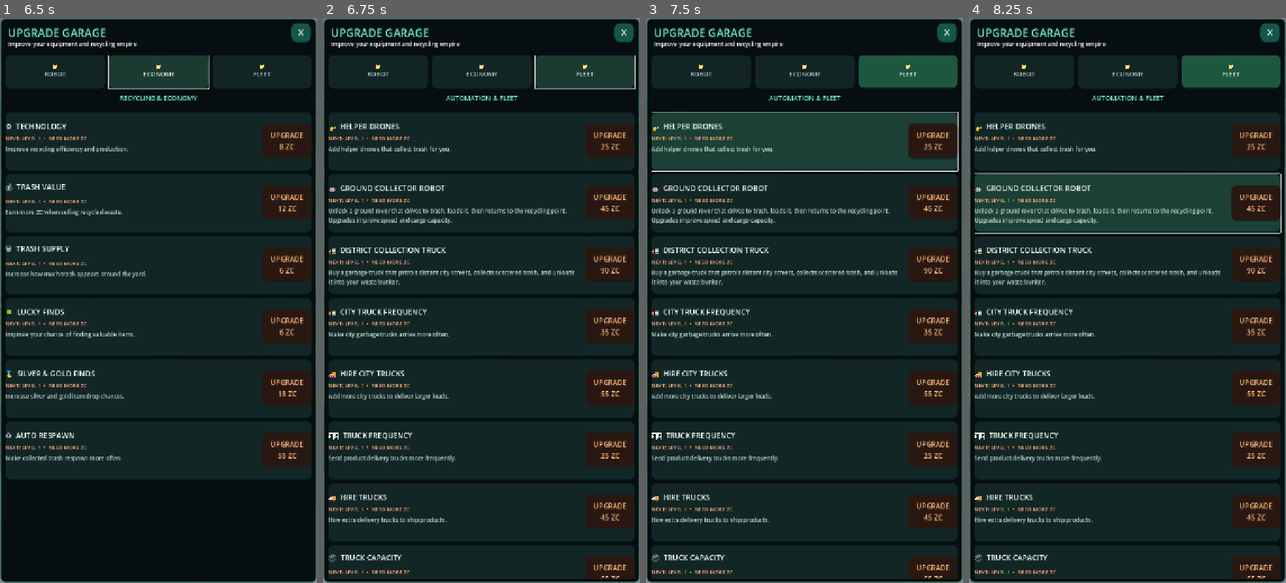
Above: before the commit, frames 1-4 (left to right).
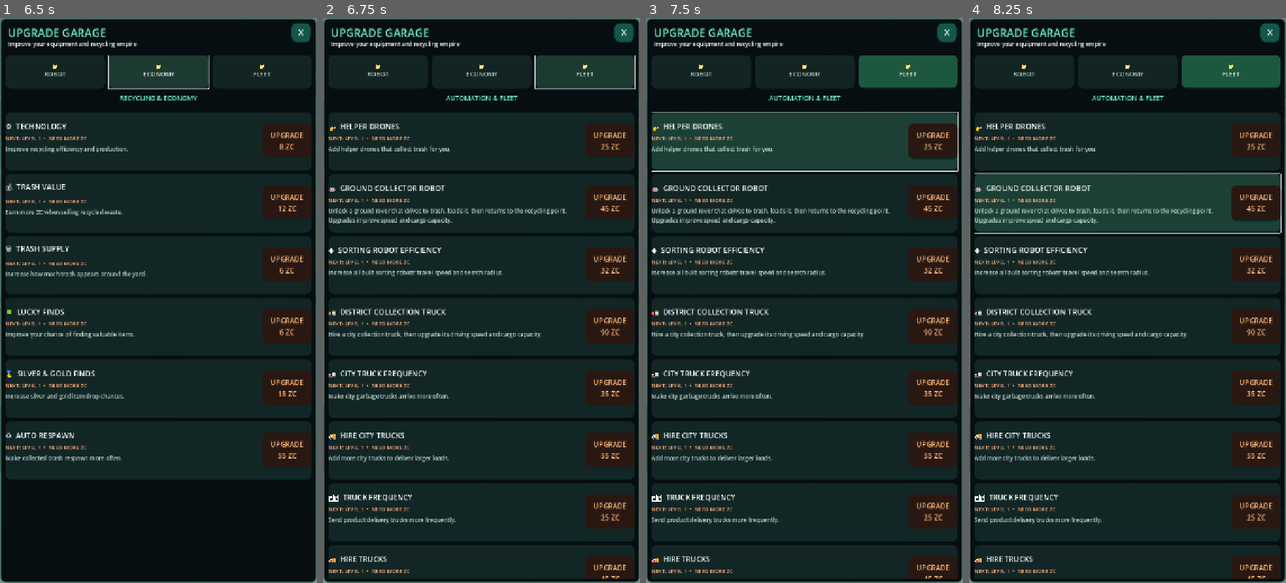
Above: after the commit, the same moments.

Repository: zekainstabot/trash-empire
Game: Godot game, scene res://Scenes/Main.tscn
Same seed, same stepped clock (60 frames per second), same inputs: the game is played once before the commit and once after it.
Inputs (mouse positions are in pixels of both pictures, inside the frame that each line leads up to):
- Up to frame 1 (6.5 s): click "▶ PLAY" at 0.5 s; move the mouse to (228, 272) at 1.27 s; hold D (move_right) 1.28-2 s; click (228, 272) at 1.42 s; drag from (95, 328) to (142, 413) at 2.02 s; click "PICK UP" at 2.75 s; click "⚙ UPGRADES" at 3.5 s; click "☰" at 4.25 s; click "📁 ROBOT" at 5 s; click "📁 ECONOMY" at 5.75 s
- Up to frame 2 (6.75 s): click "📁 FLEET" at 6.5 s
- Up to frame 3 (7.5 s): click (804, 142) at 7.27 s
- Up to frame 4 (8.25 s): click (1127, 204) at 8.02 s

Frame 1 is identical in both runs. In frame 2, 3.1% of the frame differs, in the area x 1-91%, y 40-100%; in frame 3, 3.1%; in frame 4, 3.1%.

Commit message:
Add missing sorting, district truck and conveyor upgrades

Diff:
--- a/Scripts/main.gd
+++ b/Scripts/main.gd
@@ -140,6 +140,8 @@
 var city_trucks: Array[Node3D] = []
 var district_collection_truck: Node3D
 var district_truck_level := 0
+var sorting_robot_upgrade_level := 0
+var conveyor_speed_upgrade_level := 0
 var district_collection_route: Array[Vector3] = [Vector3(24.0, 0.0, -15.0), Vector3(40.0, 0.0, 15.0), Vector3(58.0, 0.0, -15.0), Vector3(76.0, 0.0, 15.0), Vector3(96.0, 0.0, -15.0), Vector3(104.0, 0.0, 15.0)]
 var city_fleet_upgrade_level := 0
 var city_trash_reserved := 0
@@ -504,7 +506,7 @@
 		var target := robot.get_meta("target") as Node3D
 		if mode == "return":
 			var drop_point: Vector3 = bin_positions[i] + Vector3(0, 0.9, 1.25)
-			robot.global_position = robot.global_position.move_toward(drop_point, 4.2 * delta)
+			robot.global_position = robot.global_position.move_toward(drop_point, _sorting_robot_speed() * delta)
 			if robot.global_position.distance_to(drop_point) < 0.55:
 				var cargo := robot.get_meta("cargo") as Node3D
 				if is_instance_valid(cargo):
@@ -523,7 +525,7 @@
 			var cooldown := float(robot.get_meta("scan_timer", 0.0)) - delta
 			if cooldown <= 0.0:
 				robot.set_meta("scan_timer", 0.65)
-				var best_distance := 22.0
+				var best_distance := 22.0 + float(sorting_robot_upgrade_level) * 5.0
 				for item in trash_nodes:
 					if not is_instance_valid(item) or item.get_meta("drone_reserved", -1) != -1:
 						continue
@@ -541,10 +543,10 @@
 				robot.set_meta("scan_timer", cooldown)
 		if not is_instance_valid(target):
 			var idle_point: Vector3 = sorting_pad_positions[i] + Vector3(0, 0, 1.7)
-			robot.global_position = robot.global_position.move_toward(idle_point, 1.8 * delta)
+			robot.global_position = robot.global_position.move_toward(idle_point, _sorting_robot_speed() * 0.43 * delta)
 			continue
 		var destination := target.global_position + Vector3(0, 0.55, 0)
-		robot.global_position = robot.global_position.move_toward(destination, 4.2 * delta)
+		robot.global_position = robot.global_position.move_toward(destination, _sorting_robot_speed() * delta)
 		if robot.global_position.distance_to(destination) <= 0.65:
 			_register_final_cleanup_pickup(target)
 			var keep_transform := target.global_transform
@@ -1790,14 +1792,14 @@
 	var categories := [
 		{"title":"ROBOT & COLLECTION","folder":"📁\nROBOT","branches":["capacity","speed","range","unload","auto","bulk_pickup","magnet_power","suction"]},
 		{"title":"RECYCLING & ECONOMY","folder":"📁\nECONOMY","branches":["technology","value","supply","luck","rare_drops","respawn"]},
-		{"title":"AUTOMATION & FLEET","folder":"📁\nFLEET","branches":["drones","ground_robot","district_truck","city_truck","city_fleet","dispatch","fleet","truck_capacity","packaging"]}
+		{"title":"AUTOMATION & FLEET","folder":"📁\nFLEET","branches":["drones","ground_robot","sorting_robot","district_truck","city_truck","city_fleet","dispatch","fleet","truck_capacity","packaging","conveyor_speed"]}
 	]
 	var titles := {
 		"capacity":"BACKPACK CAPACITY","speed":"MOVEMENT SPEED","range":"PICKUP RANGE","unload":"RECYCLING SPEED",
 		"technology":"TECHNOLOGY","value":"TRASH VALUE","supply":"TRASH SUPPLY","auto":"AUTO PICKUP",
 		"bulk_pickup":"MULTI PICKUP","respawn":"AUTO RESPAWN","luck":"LUCKY FINDS","rare_drops":"SILVER & GOLD FINDS","magnet_power":"MAGNET POWER","suction":"VACUUM SUCTION",
-		"drones":"HELPER DRONES","ground_robot":"GROUND COLLECTOR ROBOT","district_truck":"DISTRICT COLLECTION TRUCK","city_truck":"CITY TRUCK FREQUENCY","city_fleet":"HIRE CITY TRUCKS","dispatch":"TRUCK FREQUENCY",
-		"fleet":"HIRE TRUCKS","truck_capacity":"TRUCK CAPACITY","packaging":"PACKAGING SPEED"
+		"drones":"HELPER DRONES","ground_robot":"GROUND COLLECTOR ROBOT","sorting_robot":"SORTING ROBOT EFFICIENCY","district_truck":"DISTRICT COLLECTION TRUCK","city_truck":"CITY TRUCK FREQUENCY","city_fleet":"HIRE CITY TRUCKS","dispatch":"TRUCK FREQUENCY",
+		"fleet":"HIRE TRUCKS","truck_capacity":"TRUCK CAPACITY","packaging":"PACKAGING SPEED","conveyor_speed":"CONVEYOR & FACTORY SPEED"
 	}
 	var descriptions := {
 		"capacity":"Carry more waste before returning to unload.",
@@ -1816,13 +1818,15 @@
 		"suction":"Unlock an arm-mounted vacuum. Each upgrade increases suction reach and pull speed.",
 		"drones":"Add helper drones that collect trash for you.",
 		"ground_robot":"Unlock a ground rover that drives to trash, loads it, then returns to the recycling point. Upgrades improve speed and cargo capacity.",
-		"district_truck":"Buy a garbage truck that patrols distant city streets, collects scattered trash, and unloads it into your waste bunker.",
+		"sorting_robot":"Increase all built sorting robots’ travel speed and search radius.",
+		"district_truck":"Hire a city collection truck, then upgrade its driving speed and cargo capacity.",
 		"city_truck":"Make city garbage trucks arrive more often.",
 		"city_fleet":"Add more city trucks to deliver larger loads.",
 		"dispatch":"Send product delivery trucks more frequently.",
 		"fleet":"Hire extra delivery trucks to ship products.",
 		"truck_capacity":"Let each delivery truck carry more boxes.",
-		"packaging":"Package products faster for shipment."
+		"packaging":"Package products faster for shipment.",
+		"conveyor_speed":"Move recycling items through the factory line faster."
 	}
 
 	var folder_grid := GridContainer.new()
@@ -2084,6 +2088,8 @@
 		"drones": return drone_level
 		"ground_robot": return ground_robot_level
 		"district_truck": return district_truck_level
+		"sorting_robot": return sorting_robot_upgrade_level
+		"conveyor_speed": return conveyor_speed_upgrade_level
 		"city_truck": return city_truck_upgrade_level
 		"city_fleet": return city_fleet_upgrade_level
 		"dispatch": return dispatch_upgrade_level
@@ -2123,6 +2129,8 @@
 		"drones": await _upgrade_drones()
 		"ground_robot": await _upgrade_ground_robot()
 		"district_truck": await _upgrade_district_truck()
+		"sorting_robot": await _upgrade_sorting_robot()
+		"conveyor_speed": await _upgrade_conveyor_speed()
 		"city_truck": await _upgrade_city_truck_frequency()
 		"city_fleet": await _upgrade_city_fleet()
 		"dispatch": await _upgrade_dispatch()
@@ -2133,7 +2141,7 @@
 	_refresh_upgrade_prices()
 
 func _refresh_upgrade_prices() -> void:
-	var base_costs := {"capacity":5.0,"speed":7.0,"unload":6.0, …(234 unchanged characters)… "truck_capacity":55.0,"packaging":40.0,"rare_drops":18.0,"respawn":55.0,"bulk_pickup":30.0}
+	var base_costs := {"capacity":5.0,"speed":7.0,"unload":6.0, …(234 unchanged characters)… "truck_capacity":55.0,"packaging":40.0,"sorting_robot":32.0,"conveyor_speed":48.0,"rare_drops":18.0,"respawn":55.0,"bulk_pickup":30.0}
 	for node in skill_node_data:
 		var branch := String(node.branch)
 		var current := _skill_level(branch)
@@ -2144,11 +2152,11 @@
 		var price_panel := node.price_panel as PanelContainer
 		var level_label := node.level_label as Label
 		var icon := _skill_icon(branch)
-		var maxed := current >= (1 if branch == "district_truck" else 3)
+		var maxed := current >= 3
 		var price := _upgrade_cost(float(base_costs.get(branch, 4.0)), current + 1)
 		if branch == "capacity":
 			price = _upgrade_cost(5.0, upgrade_level)
-		level_label.text = "LEVEL %d / %d" % [mini(current, 1 if branch == "district_truck" else 3), 1 if branch == "district_truck" else 3]
+		level_label.text = "LEVEL %d / 3" % mini(current, 3)
 		if maxed:
 			title_label.text = "%s  %s" % [icon, node.title]
 			button.disabled = true
@@ -3053,25 +3061,62 @@
 
 
 func _upgrade_district_truck() -> void:
-	if district_truck_level >= 1:
-		_set_message("District collection truck already hired.")
-		return
-	var cost := _upgrade_cost(90.0, 1)
+	if district_truck_level >= 3:
+		_set_message("District collection truck is fully upgraded.")
+		return
+	var next_level := district_truck_level + 1
+	var cost := _upgrade_cost(90.0, next_level)
 	if money < cost:
-		_set_message("You need %.1f ZC to hire the district collection truck." % cost)
+		_set_message("You need %.1f ZC to complete this truck upgrade." % cost)
 		return
 	if not await _pay_gradually(cost):
 		return
-	district_truck_level = 1
+	district_truck_level = next_level
 	if not is_instance_valid(district_collection_truck):
 		_create_district_collection_truck()
 	district_collection_truck.visible = true
+	district_collection_truck.set_meta("collection_capacity", 12 + district_truck_level * 4)
 	district_collection_truck.set_meta("collection_phase", 0)
 	district_collection_truck.set_meta("collection_timer", 0.0)
 	_refresh_upgrade_prices()
 	_update_ui()
 	_save_game()
-	_set_message("District collection truck hired! It now patrols distant streets and unloads into your waste bunker.")
+	_set_message("District truck level %d: speed and cargo capacity increased." % district_truck_level)
+
+func _district_truck_speed() -> float:
+	return 5.2 + float(maxi(0, district_truck_level - 1)) * 1.15
+
+func _sorting_robot_speed() -> float:
+	return 4.2 * (1.0 + float(sorting_robot_upgrade_level) * 0.22)
+
+func _conveyor_speed_multiplier() -> float:
+	return 1.0 + float(conveyor_speed_upgrade_level) * 0.25
+
+func _upgrade_sorting_robot() -> void:
+	if sorting_robot_upgrade_level >= 3:
+		return
+	var next_level := sorting_robot_upgrade_level + 1
+	var cost := _upgrade_cost(32.0, next_level)
+	if money < cost or not await _pay_gradually(cost):
+		return
+	sorting_robot_upgrade_level = next_level
+	_update_ui()
+	_refresh_upgrade_prices()
+	_save_game()
+	_set_message("Sorting robots upgraded: faster movement and wider search range.")
+
+func _upgrade_conveyor_speed() -> void:
+	if conveyor_speed_upgrade_level >= 3:
+		return
+	var next_level := conveyor_speed_upgrade_level + 1
+	var cost := _upgrade_cost(48.0, next_level)
+	if money < cost or not await _pay_gradually(cost):
+		return
+	conveyor_speed_upgrade_level = next_level
+	_update_ui()
+	_refresh_upgrade_prices()
+	_save_game()
+	_set_message("Factory conveyor speed increased to %.0f%%." % (_conveyor_speed_multiplier() * 100.0))
 
 func _upgrade_ground_robot() -> void:
 	if ground_robot_level >= 3:
@@ -3378,6 +3423,8 @@
 	save.set_value("progress", "sorting_robot_levels", sorting_robot_levels)
 	save.set_value("progress", "sorting_bin_counts", sorting_bin_counts)
 	save.set_value("progress", "district_truck_level", district_truck_level)
+	save.set_value("progress", "sorting_robot_upgrade_level", sorting_robot_upgrade_level)
+	save.set_value("progress", "conveyor_speed_upgrade_level", conveyor_speed_upgrade_level)
 	save.set_value("progress", "dispatch_upgrade_level", dispatch_upgrade_level)
 	save.set_value("progress", "city_truck_upgrade_level", city_truck_upgrade_level)
 	save.set_value("progress", "city_fleet_upgrade_level", city_fleet_upgrade_level)
@@ -3420,7 +3467,9 @@
 	sorting_bin_counts = save.get_value("progress", "sorting_bin_counts", [0, 0, 0, 0])
 	while sorting_robot_levels.size() < 4: sorting_robot_levels.append(0)
 	while sorting_bin_counts.size() < 4: sorting_bin_counts.append(0)
-	district_truck_level = clampi(int(save.get_value("progress", "district_truck_level", 0)), 0, 1)
+	district_truck_level = clampi(int(save.get_value("progress", "district_truck_level", 0)), 0, 3)
+	sorting_robot_upgrade_level = clampi(int(save.get_value("progress", "sorting_robot_upgrade_level", 0)), 0, 3)
+	conveyor_speed_upgrade_level = clampi(int(save.get_value("progress", "conveyor_speed_upgrade_level", 0)), 0, 3)
 	dispatch_upgrade_level = clampi(int(save.get_value("progress", "dispatch_upgrade_level", 0)), 0, 3)
 	city_truck_upgrade_level = clampi(int(save.get_value("progress", "city_truck_upgrade_level", 0)), 0, 3)
 	city_fleet_upgrade_level = clampi(int(save.get_value("progress", "city_fleet_upgrade_level", 0)), 0, 3)
@@ -3703,7 +3752,7 @@
 	district_collection_truck.set_meta("collection_target", null)
 	district_collection_truck.set_meta("collection_cargo", [])
 	district_collection_truck.set_meta("collection_timer", 0.0)
-	district_collection_truck.set_meta("collection_capacity", 12)
+	district_collection_truck.set_meta("collection_capacity", 12 + district_truck_level * 4)
 	# Distinguish this patrol truck from the municipal delivery fleet.
 	district_collection_truck.set_meta("wheels", district_collection_truck.get_meta("wheels", []))
 
@@ -3715,7 +3764,7 @@
 	var phase := int(truck.get_meta("collection_phase", 0))
 	var cargo: Array = truck.get_meta("collection_cargo", [])
 	var target := truck.get_meta("collection_target") as Node3D
-	var speed := 5.2
+	var speed := _district_truck_speed()
 	match phase:
 		0:
 			# Patrol only the outer city districts, well away from the recycling machine.
@@ -3745,7 +3794,7 @@
 					truck.set_meta("collection_target", nearest_item)
 					truck.set_meta("collection_phase", 1)
 				else:
-					if _move_city_truck(truck, waypoint, delta):
+					if _move_city_truck(truck, waypoint, delta, _district_truck_speed()):
 						truck.set_meta("route_index", (route_index + 1) % district_collection_route.size())
 			else:
 				truck.set_meta("collection_phase", 1)
@@ -3754,7 +3803,7 @@
 				truck.set_meta("collection_target", null)
 				truck.set_meta("collection_phase", 0)
 				return
-			if _move_city_truck(truck, target.global_position, delta):
+			if _move_city_truck(truck, target.global_position, delta, _district_truck_speed()):
 				truck.set_meta("collection_phase", 2)
 		2:
 			if not is_instance_valid(target) or not trash_nodes.has(target):
@@ -3897,14 +3946,13 @@
 				if is_instance_valid(wheel):
 					wheel.rotation.x = wrapf(wheel.rotation.x + wheel_roll, -PI, PI)
 
-func _move_city_truck(truck: Node3D, target: Vector3, delta: float) -> bool:
+func _move_city_truck(truck: Node3D, target: Vector3, delta: float, move_speed: float = 3.8) -> bool:
 	var direction := target - truck.position
 	direction.y = 0.0
 	if direction.length() > 0.06:
 		var desired_yaw := atan2(-direction.x, -direction.z)
 		truck.rotation.y = lerp_angle(truck.rotation.y, desired_yaw, minf(1.0, delta * 4.5))
-	var speed := 3.8
-	truck.position = truck.position.move_toward(target, delta * speed)
+	truck.position = truck.position.move_toward(target, delta * move_speed)
 	return truck.position.distance_to(target) < 0.07
 
 func _city_truck_interval() -> float:
@@ -4305,11 +4353,12 @@
 	return mesh
 
 func _animate_conveyor(delta: float) -> void:
-	conveyor_time += delta
+	var conveyor_speed := _conveyor_speed_multiplier()
+	conveyor_time += delta * conveyor_speed
 	for roller in conveyor_rollers:
 		if is_instance_valid(roller):
 			# The cylinder's local Y axis is its axle after its placement rotation.
-			roller.rotate_object_local(Vector3.UP, delta * 5.0)
+			roller.rotate_object_local(Vector3.UP, delta * 5.0 * conveyor_speed)
 	for i in range(conveyor_slats.size()):
 		var slat := conveyor_slats[i]
 		if is_instance_valid(slat):
@@ -4318,6 +4367,7 @@
 
 func _spawn_conveyor_item(item_value: float) -> void:
 	# One piece of collected litter travels through each unlocked recycling stage.
+	var duration_scale := 1.0 / _conveyor_speed_multiplier()
 	var item := Node3D.new()
 	item.name = "ConveyorRecyclingItem"
 	item.set_script(TRASH_SCRIPT)
@@ -4361,7 +4411,7 @@
 		flake.mesh = flake_mesh
 		flake.position = Vector3(randf_range(-0.42, 0.42), randf_range(-0.12, 0.14), randf_range(-0.36, 0.36))
 		flake.rotation = Vector3(randf_range(-0.5, 0.5), randf_range(0.0, TAU), randf_range(-0.5, 0.5))
-		flake.material_override = _mat([Color(0.12, 0.62, 0.72), Color(0.20, 0.72, 0.48), Color(0.88, 0.68, 0.22)][i % 3])
+		flake.material_override = _mat([Color(0.12, 0.62, 0.72), Color(0.20, 0.72, 0.48), Color(0.88, 0.68, 0.22 * duration_scale)][i % 3])
 		flakes.add_child(flake)
 
 	# Stage 3 output: recycled plastic pellets.
@@ -4377,8 +4427,8 @@
 		pellet_mesh.radius = 0.075
 		pellet_mesh.height = 0.12
 		pellet.mesh = pellet_mesh
-		pellet.position = Vector3(randf_range(-0.42, 0.42), randf_range(-0.12, 0.16), randf_range(-0.35, 0.35))
-		pellet.material_override = _mat([Color(0.12, 0.62, 0.72), Color(0.20, 0.72, 0.48), Color(0.88, 0.68, 0.22)][i % 3])
+		pellet.position = Vector3(randf_range(-0.42, 0.42), randf_range(-0.12, 0.16), randf_range(-0.35, 0.35 * duration_scale))
+		pellet.material_override = _mat([Color(0.12, 0.62, 0.72), Color(0.20, 0.72, 0.48), Color(0.88, 0.68, 0.22 * duration_scale)][i % 3])
 		pellets.add_child(pellet)
 
 	# Stage 4 output: a teddy bear made from the recycled material.
@@ -4404,37 +4454,37 @@
 	var travel := create_tween()
 	travel.set_trans(Tween.TRANS_SINE)
 	travel.set_ease(Tween.EASE_IN_OUT)
-	travel.tween_property(item, "position", Vector3(5.35, 1.25, item.position.z), 1.0)
-	travel.parallel().tween_property(item, "rotation:y", item.rotation.y + TAU, 1.0)
-	travel.tween_property(item, "position", Vector3(7.5, 1.25, -6.5), 0.55)
-	travel.tween_property(item, "scale", Vector3.ONE * 0.22, 0.55)
+	travel.tween_property(item, "position", Vector3(5.35, 1.25, item.position.z), 1.0 * duration_scale)
+	travel.parallel().tween_property(item, "rotation:y", item.rotation.y + TAU, 1.0 * duration_scale)
+	travel.tween_property(item, "position", Vector3(7.5, 1.25, -6.5), 0.55 * duration_scale)
+	travel.tween_property(item, "scale", Vector3.ONE * 0.22, 0.55 * duration_scale)
 	travel.tween_callback(func():
 		item.visible = false
 		bale.visible = true
 	)
-	travel.tween_property(bale, "scale", Vector3.ONE, 0.22)
+	travel.tween_property(bale, "scale", Vector3.ONE, 0.22 * duration_scale)
 	if factory_stage >= 2:
-		travel.tween_property(bale, "position", Vector3(7.5, 1.25, 3.5), 1.35)
+		travel.tween_property(bale, "position", Vector3(7.5, 1.25, 3.5), 1.35 * duration_scale)
 		travel.tween_callback(func():
 			bale.visible = false
 			flakes.visible = true
 		)
-		travel.tween_property(flakes, "scale", Vector3.ONE, 0.22)
+		travel.tween_property(flakes, "scale", Vector3.ONE, 0.22 * duration_scale)
 	if factory_stage >= 3:
-		travel.tween_property(flakes, "position", Vector3(7.5, 1.15, 13.5), 1.35)
+		travel.tween_property(flakes, "position", Vector3(7.5, 1.15, 13.5), 1.35 * duration_scale)
 		travel.tween_callback(func():
 			flakes.visible = false
 			pellets.visible = true
 		)
-		travel.tween_property(pellets, "scale", Vector3.ONE, 0.22)
+		travel.tween_property(pellets, "scale", Vector3.ONE, 0.22 * duration_scale)
 	if factory_stage >= 4:
-		travel.tween_property(pellets, "position", Vector3(7.5, 0.62, 23.5), 1.35)
+		travel.tween_property(pellets, "position", Vector3(7.5, 0.62, 23.5), 1.35 * duration_scale)
 		travel.tween_callback(func():
 			pellets.visible = false
 			teddy.visible = true
 		)
-		travel.tween_property(teddy, "scale", Vector3.ONE, 0.35)
-		travel.tween_property(teddy, "rotation:y", TAU, 0.55)
+		travel.tween_property(teddy, "scale", Vector3.ONE, 0.35 * duration_scale)
+		travel.tween_property(teddy, "rotation:y", TAU, 0.55 * duration_scale)
 		travel.tween_callback(func():
 			teddy_stock_values.append(item_value)
 			_save_game()
